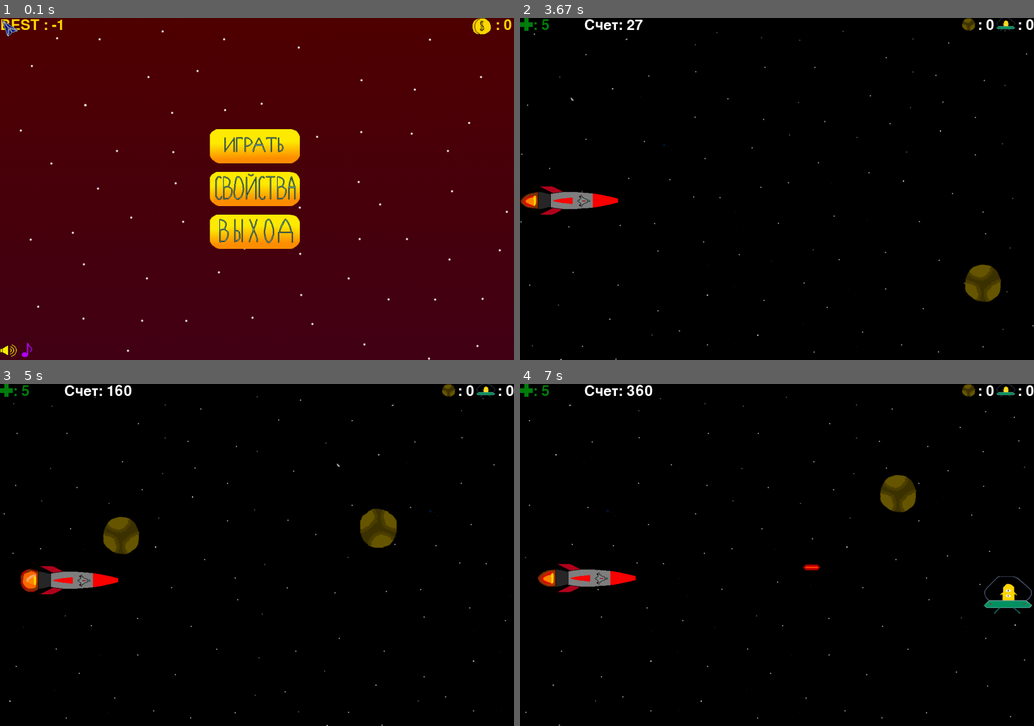
Above: before the commit, frames 1-4 (two rows, left to right).
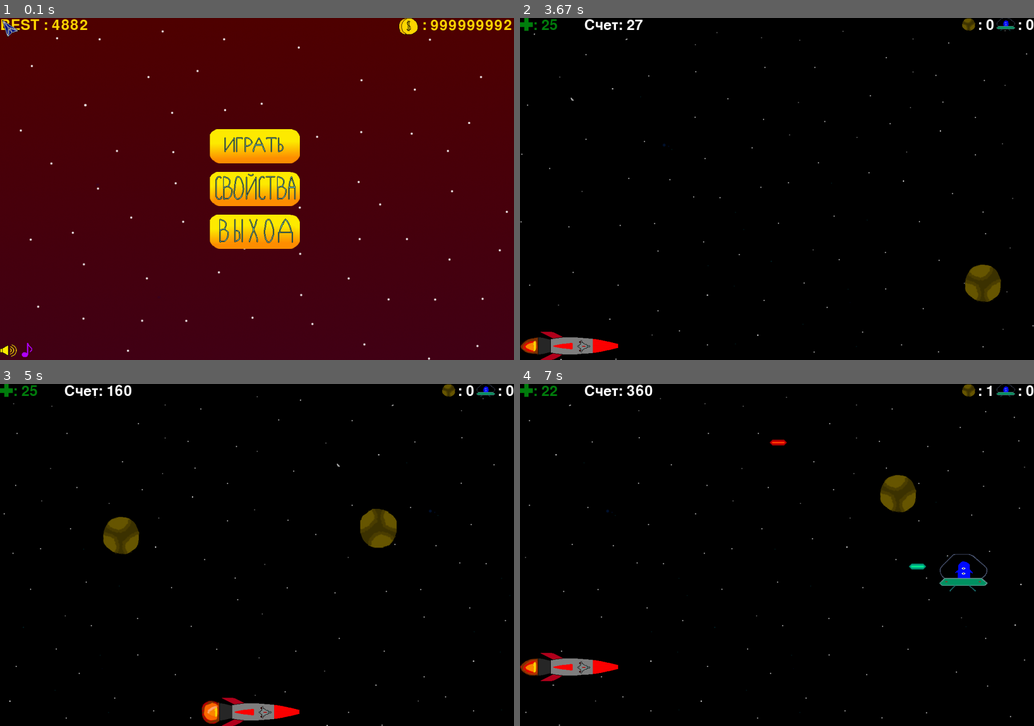
Above: after the commit, the same moments.

Repository: PismerovKir/YandexPygameProject
Game: pygame game, started from Тест прога.py
Same seed, same stepped clock (60 frames per second), same inputs: the game is played once before the commit and once after it.
Inputs (mouse positions are in pixels of both pictures, inside the frame that each line leads up to):
- Up to frame 1 (0.1 s): no input
- Up to frame 2 (3.67 s): click (777, 147) at 0.38 s; hold Down from 3.4 s (still down)
- Up to frame 3 (5 s): release Down at 3.98 s; hold Right 4.52-4.98 s
- Up to frame 4 (7 s): hold Up 5.02-5.32 s; hold Right 5.35-5.82 s; tap Space at 5.85, 6.25, 6.55, 6.82 s; hold Left 6.18-6.72 s; hold Down from 6.75 s (still down)

The runs differ from the first frame. In frame 1, 0.7% of the frame differs, in the area x 10-100%, y 0-5%; in frame 2, 1.8%; in frame 3, 2.0%; in frame 4, 2.8%, in the area x 0-100%, y 0-87%.

Commit message:
ИИ пришельца

Diff:
--- a/data/gamedata.txt
+++ b/data/gamedata.txt
@@ -1,5 +1,5 @@
--1
-0
-0
-0
-0
+4882
+999999992
+20
+24
+20
--- a/Тест прога.py
+++ b/Тест прога.py
@@ -169,6 +169,9 @@
         if self.rect.top < 30:
             self.rect.top = 30
 
+        if self.rect.right > 700:
+            self.rect.right = 700
+
         if self.rect.bottom > HEIGHT:
             self.rect.bottom = HEIGHT
 
@@ -199,8 +202,7 @@
                 touched.health -= self.damage
                 self.kill()
                 if SOUND:
-                    if type(touched) == Meteor:
-                        meteorhit.play()
+                    meteorhit.play()
 
 
 
@@ -243,7 +245,7 @@
         self.bangimage3 = load_image('alienbang3.png')
         self.bangimage4 = load_image('alienbang2.png')
         self.bangimage5 = load_image('alienbang1.png')
-        self.rect.x = WIDTH
+        self.rect.x = WIDTH - 1
         self.rect.y = random.randrange(50, HEIGHT - self.rect.height - 50)
         self.speedy = 1
         self.speedx = 1
@@ -252,12 +254,11 @@
         self.mask = pygame.mask.from_surface(self.image)
         self.deathCounter = -1
         self.prev_shot = 0
+        self.bumpcounter = 0
 
     def update(self):
         global KILLEDALIENS, MONEYGET
 
-        if self.rect.right < 0:
-            self.kill()
         self.deathCounter -= 1
         if self.deathCounter == 32:
             self.image = self.bangimage2
@@ -281,7 +282,7 @@
             self.image = self.bangimage1
             self.deathCounter = 40
 
-        # БАЗОВЫЙ ИИ TODO
+        # БАЗОВЫЙ ИИ TODO Увеличивать скорострельность
         if self.rect.centery in range(spaceship.rect.centery - 30, spaceship.rect.centery + 30) and SCORE - self.prev_shot > 70:
             self.prev_shot = SCORE
             enemybullet = LaserBulletAlien(self.rect.left, self.rect.centery)
@@ -290,43 +291,116 @@
             if SOUND:
                 alienpew.play()
 
-        if self.rect.left - spaceship.rect.right > 150:
-            self.rect.x -= self.speedx
-        else:
-            self.rect.x = spaceship.rect.right + 150
-
-        #Спидран по ии поехали
-        # +- 20 в range(...) это зазор между пулей и пришельцем
-        if bullets:
-            moved = False
-            for bullet in bullets:
-                if bullet.rect.left < self.rect.right:
-                    if bullet.rect.centery in range(self.rect.top - 20, self.rect.top + self.rect.height // 2 + 20):
+        if self.rect.bottom < 0 or self.rect.top > HEIGHT:
+            self.speedy = - self.speedy
+
+        if self.rect.left < 700:
+            self.rect.x = 700
+            self.speedx = - self.speedx / 2
+            print(- self.speedx / 2)
+
+        if self.rect.left > 1205:
+            self.rect.x = 1200
+            self.speedx = - self.speedx * 2
+
+        self.rect.x += self.speedx
+
+        self.bumpcounter -= 1
+
+        if self.bumpcounter == 0:
+            self.speedy = - self.speedy
+
+        elif self.bumpcounter < 0:
+            if len(aliens) > 1:
+                movedmoved = False
+                for enemy1 in enemy:
+                    if self != enemy1:
+                        if not movedmoved:
+                            movedmoved = True
+                            if pygame.sprite.collide_mask(self, enemy1):
+                                self.bumpcounter = 50
+                                self.speedy = - self.speedy
+                                if type(enemy1) == Alien:
+                                    enemy1.bumpcounter = 50
+                                    enemy1.speedy = - enemy1.speedy
+                            else:
+                                # Спидран по ии поехали
+                                # +- 20 в range(...) это зазор между пулей и пришельцем
+                                if bullets:
+                                    moved = False
+                                    for bullet in bullets:
+                                        if bullet.rect.left < self.rect.right:
+                                            if bullet.rect.centery in range(self.rect.top - 20,
+                                                                            self.rect.top + self.rect.height // 2 + 20):
+                                                self.rect.y += self.speedy
+                                            elif bullet.rect.centery in range(
+                                                    self.rect.top - 20 + self.rect.height // 2,
+                                                    self.rect.bottom + 20):
+                                                self.rect.y -= self.speedy
+                                            else:
+                                                if not moved:
+                                                    moved = True
+                                                    if self.rect.centery < spaceship.rect.centery:
+                                                        self.rect.y += self.speedy
+                                                    if self.rect.centery > spaceship.rect.centery:
+                                                        self.rect.y -= self.speedy
+
+                                        else:
+                                            if not moved:
+                                                moved = True
+                                                if self.rect.centery < spaceship.rect.centery:
+                                                    self.rect.y += self.speedy
+                                                if self.rect.centery > spaceship.rect.centery:
+                                                    self.rect.y -= self.speedy
+
+                                else:
+                                    if self.rect.centery < spaceship.rect.centery:
+                                        self.rect.y += self.speedy
+                                    if self.rect.centery > spaceship.rect.centery:
+                                        self.rect.y -= self.speedy
+
+
+            else:
+                # Спидран по ии поехали
+                # +- 20 в range(...) это зазор между пулей и пришельцем
+                if bullets:
+                    moved = False
+                    for bullet in bullets:
+                        if bullet.rect.left < self.rect.right:
+                            if bullet.rect.centery in range(self.rect.top - 20,
+                                                            self.rect.top + self.rect.height // 2 + 20):
+                                self.rect.y += self.speedy
+                            elif bullet.rect.centery in range(self.rect.top - 20 + self.rect.height // 2,
+                                                              self.rect.bottom + 20):
+                                self.rect.y -= self.speedy
+                            else:
+                                if not moved:
+                                    moved = True
+                                    if self.rect.centery < spaceship.rect.centery:
+                                        self.rect.y += self.speedy
+                                    if self.rect.centery > spaceship.rect.centery:
+                                        self.rect.y -= self.speedy
+
+                        else:
+                            if not moved:
+                                moved = True
+                                if self.rect.centery < spaceship.rect.centery:
+                                    self.rect.y += self.speedy
+                                if self.rect.centery > spaceship.rect.centery:
+                                    self.rect.y -= self.speedy
+
+                else:
+                    if self.rect.centery < spaceship.rect.centery:
                         self.rect.y += self.speedy
-                    elif bullet.rect.centery in range(self.rect.top - 20 + self.rect.height // 2,
-                                                      self.rect.bottom + 20):
+                    if self.rect.centery > spaceship.rect.centery:
                         self.rect.y -= self.speedy
-                    else:
-                        if not moved:
-                            moved = True
-                            if self.rect.centery < spaceship.rect.centery:
-                                self.rect.y += self.speedy
-                            if self.rect.centery > spaceship.rect.centery:
-                                self.rect.y -= self.speedy
-
-                else:
-                    if not moved:
-                        moved = True
-                        if self.rect.centery < spaceship.rect.centery:
-                            self.rect.y += self.speedy
-                        if self.rect.centery > spaceship.rect.centery:
-                            self.rect.y -= self.speedy
-
-        else:
-            if self.rect.centery < spaceship.rect.centery:
-                self.rect.y += self.speedy
-            if self.rect.centery > spaceship.rect.centery:
-                self.rect.y -= self.speedy
+
+
+
+
+
+
+
 
 
 
Binary file removed: data/PlayerHit.png
Binary file changed: data/alien.png
Binary file changed: data/killedAliensCounter.png
